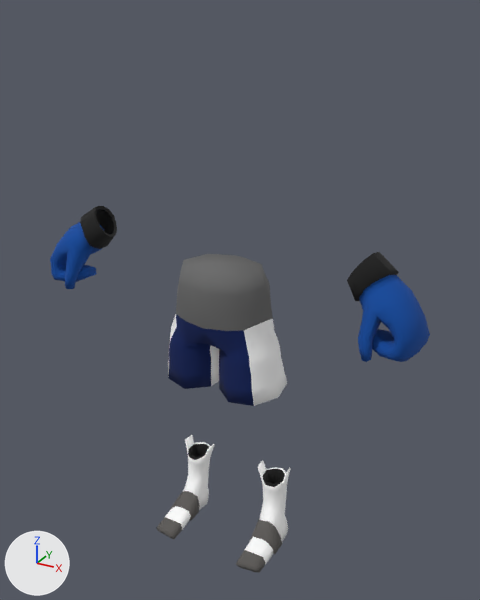
A saved change to the FBX model Assets/Models/Outfits/Boxing/Boxing_2.fbx.
Rendered twice from a camera (50 mm lens) standing at (1.55, -2.66, 2.8) and looking at (0.06, 0.06, 1.44). Arrows for +X, +Y and +Z are at lower left; the lights stay in place.

The scene before the commit, as lines of its bpy script (objects in view):
```python
me_cube_002 = bpy.data.meshes.new('Cube.002')
me_cube_002.from_pydata(...)  # 460 vertices, 458 faces; spans x 0.66..1.027, y -0.248..0.089, z 1.418..1.843
# faces by material slot: [348, 110]
me_cube_002.materials.append(mat_boxing_glove)  # blue #00499d
me_cube_002.materials.append(mat_boxing_glove2)  # black #1b1b1b
me_cylinder_003 = bpy.data.meshes.new('Cylinder.003')
me_cylinder_003.from_pydata(...)  # 360 vertices, 352 faces; spans x -0.337..0.337, y -0.22..0.214, z -0.342..0.305
# faces by material slot: [104, 110, 138]
me_cylinder_003.materials.append(mat_shorts1)  # white #ffffff
me_cylinder_003.materials.append(mat_shorts2)  # dark grey #6a6a6a
me_cylinder_003.materials.append(mat_shorts3)  # dark blue #001c59
me_cylinder_006 = bpy.data.meshes.new('Cylinder.006')
me_cylinder_006.from_pydata(...)  # 556 vertices, 562 faces; spans x -0.357..0.357, y -0.258..0.194, z -1.341..-0.904
# faces by material slot: [264, 204, 94]
me_cylinder_006.materials.append(mat_shoes)  # white #ffffff
me_cylinder_006.materials.append(mat_shoes2)  # dark grey #5d5a58
me_cylinder_006.materials.append(mat_shoe3)  # blue #003cc0
ob_left_boxing_glove = bpy.data.objects.new('Left Boxing Glove', me_cube_002)
ob_left_boxing_glove.location = (0.0, 0.0, 0.0)
ob_shoes = bpy.data.objects.new('Shoes', me_cylinder_006)
ob_shoes.location = (0.0, 0.0, 1.337)
ob_shorts = bpy.data.objects.new('Shorts', me_cylinder_003)
ob_shorts.location = (0.0, 0.0, 1.337)
# also in view: 'Right Boxing Glove' at (-0.84, -0.08, 1.63)
```
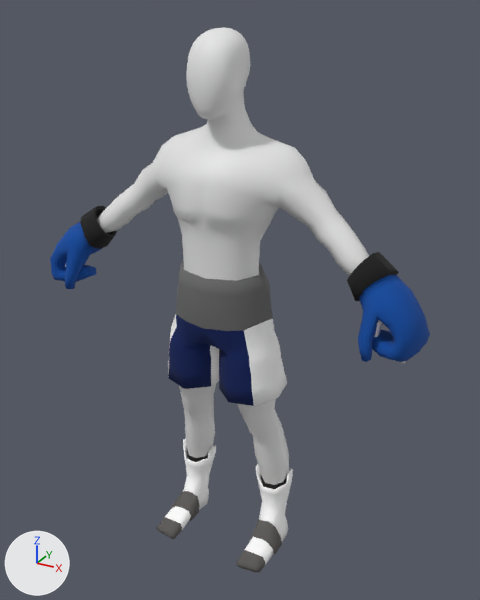
Changed parts and their boxes (x1, y1, x2, y2) in the pictures (480 x 600 px; the box of a moved part takes in the faces that stretch with it):
'Skin', added
    after: (65, 27, 406, 485)
'Shoes', reshaped
    before: (156, 435, 291, 573)
    after: (156, 438, 293, 573)
part 1 of me_cylinder_006, moved or reshaped
    before: (258, 461, 291, 534)
    after: (256, 464, 293, 534)
part 2 of me_cylinder_006, moved or reshaped
    before: (183, 435, 215, 503)
    after: (183, 438, 216, 503)

Edits to the bpy script that builds the scene:
```text
Change me_cylinder_006:
    used by ob_shoes; location = (0.0, 0.0, 1.337)
    remove me_cylinder_006.from_pydata(...)  # 556 vertices, 562 faces; spans x -0.357..0.357, y -0.258..0.194, z -1.341..-0.904
    add me_cylinder_006.from_pydata(...)  # 556 vertices, 562 faces; spans x -0.357..0.357, y -0.258..0.215, z -1.341..-0.908
    me_cylinder_006 part 1: 62 of 556 vertices moved; they spanned x 0.157..0.336, y 0.034..0.194, z -1.131..-0.904 and now span x 0.146..0.348, y 0.014..0.215, z -1.13..-0.908; mean shift (0.001, 0.002, -0.002); largest move (0.315, 0.089, -0.96) -> (0.336, 0.086, -0.963)
    me_cylinder_006 part 2: 62 of 556 vertices moved; they spanned x -0.336..-0.157, y 0.034..0.194, z -1.131..-0.904 and now span x -0.348..-0.146, y 0.014..0.215, z -1.13..-0.908; mean shift (-0.001, 0.002, -0.002); largest move (-0.315, 0.089, -0.96) -> (-0.336, 0.086, -0.963)
Add me_cylinder_002:
    me_cylinder_002.from_pydata(...)  # 1829 vertices, 1834 faces; spans x -0.96..0.96, y -0.23..0.23, z -1.34..1.39
Add ob_skin:
    ob_skin = bpy.data.objects.new('Skin', me_cylinder_002)
    ob_skin.location = (0.0, 0.0, 1.337)
```
